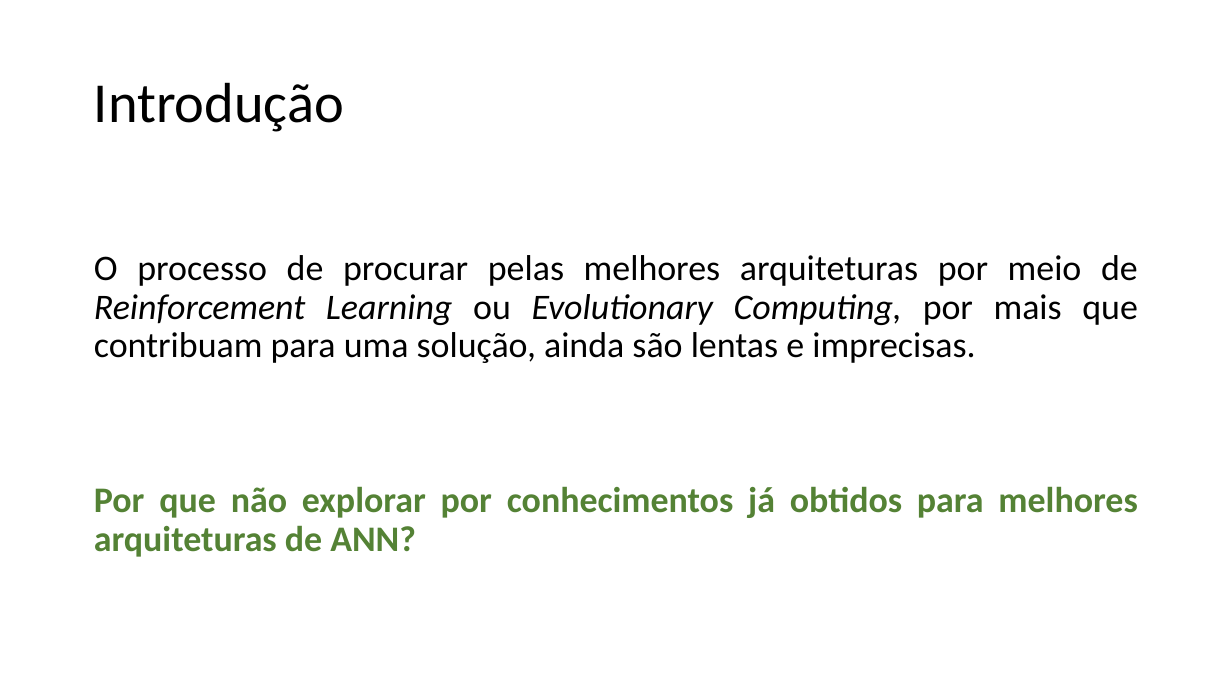
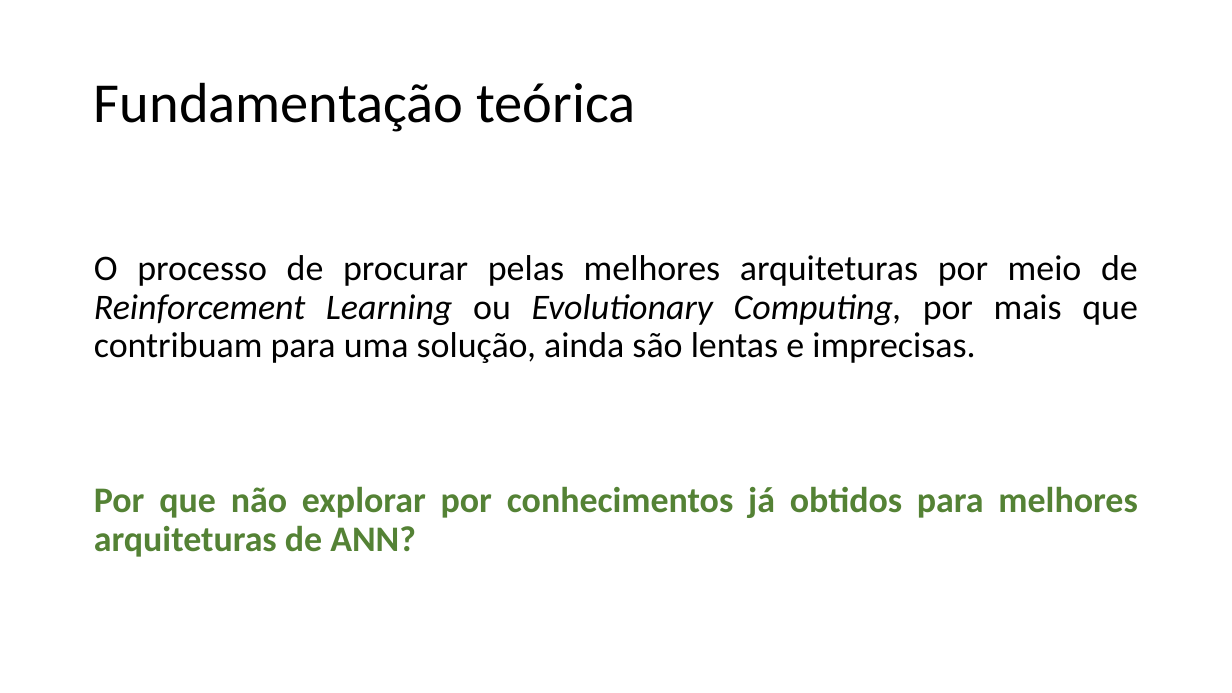
Before and after one commit to guerrato/guerrato_967_tp558, a slide deck: slide 6 of seminarios/TP558_LLM_QD.pptx. Drawn at 1232x693 pixels with LibreOffice and Linux fonts; fonts in the diff are those of the drawing. Boxes give left, top, right and bottom in pixels: in the first picture for what was removed or moved away, otherwise in the second. Text is boxed around its words. In the diff, an @@ line names an element or a change of style, - is before the commit and + after.

Commit message:
Preparing slides - Fundamentação, Arquitetura e treinamento

```diff
--- a/seminarios/TP558_LLM_QD.pptx
+++ b/seminarios/TP558_LLM_QD.pptx
@@ title at box(94, 82, 635, 132): text changed @@
-Introdução
+Fundamentação teórica
```
Also in this commit, not shown: 3 other slides changed, 8 slides added, 1 slide removed.
